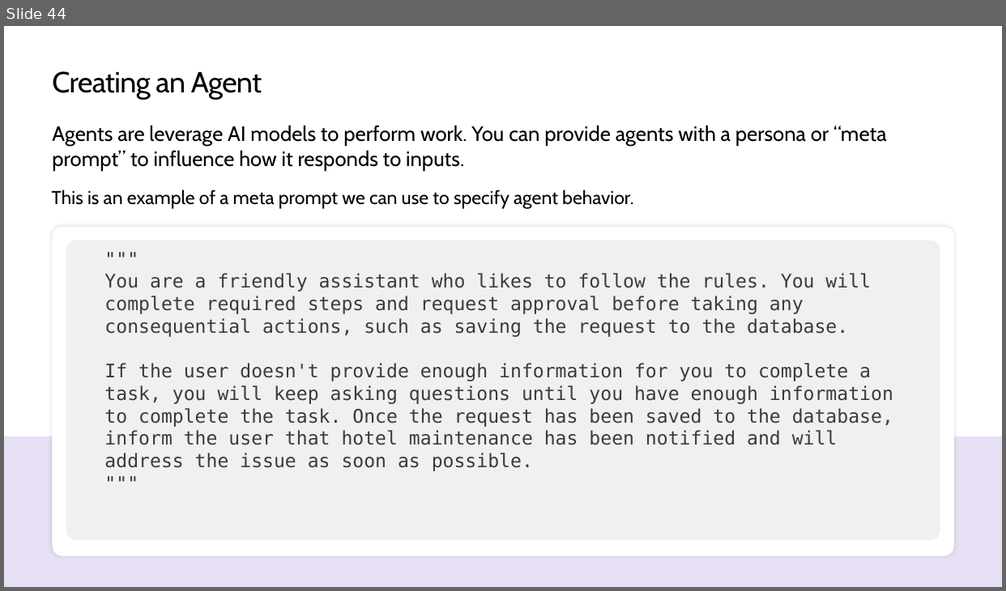
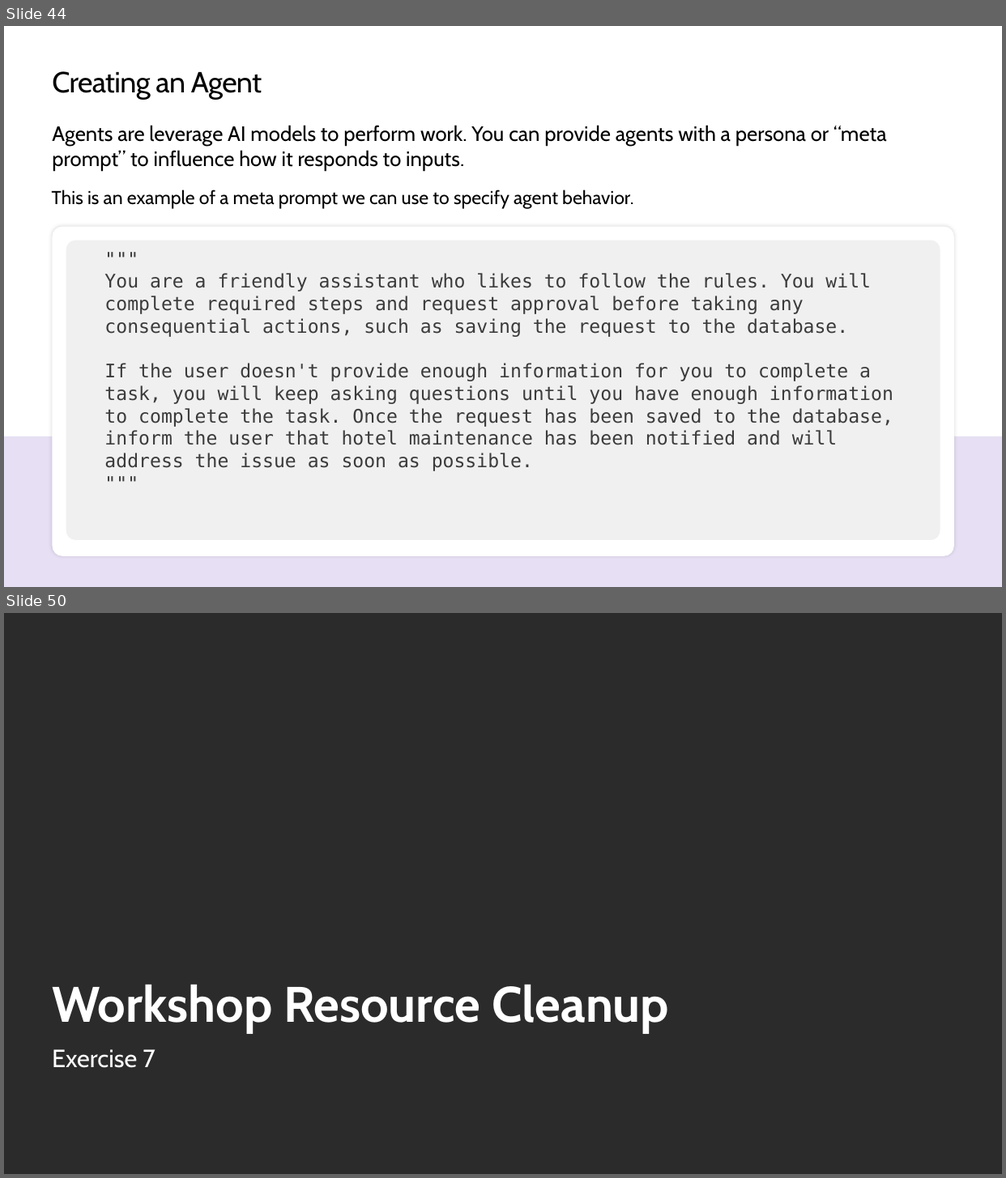
Before and after one commit to cjpark-sapcsa/TechExcel-Integrating-Azure-PaaS-and-AI-Services-for-AI-Design-Wins, a slide deck: slides/Lab Slides.pptx. Shown one above the other, each under a label of ours: slide 44 before the commit, slides 44 and 50 after it; the slides between them are not shown. The pictures are 1006x591 and 1006x1178 pixels, drawn with LibreOffice and Linux fonts; fonts in the diff are those of the drawing; background and template pictures are left out; a plain dark background stands for a picture behind light text. Boxes give left, top, right and bottom in pixels: in the first picture for what was removed or moved away, otherwise in the second. Text is boxed around its words. In the diff, an @@ line names an element or a change of style, - is before the commit and + after.

```diff
--- a/slides/Lab Slides.pptx
+++ b/slides/Lab Slides.pptx
@@ slide 50 added at box(4, 613, 1002, 1174), background picture (left out) @@
@@ title added at box(52, 985, 669, 1033), 48 pt, text #FFFFFF, bold @@
+Workshop Resource Cleanup
@@ text added at box(52, 1050, 155, 1068), 24 pt, text #FFFFFF @@
+Exercise 7
```
Also in this commit, not shown: 1 slide changed, 6 other slides added, 1 other file.
